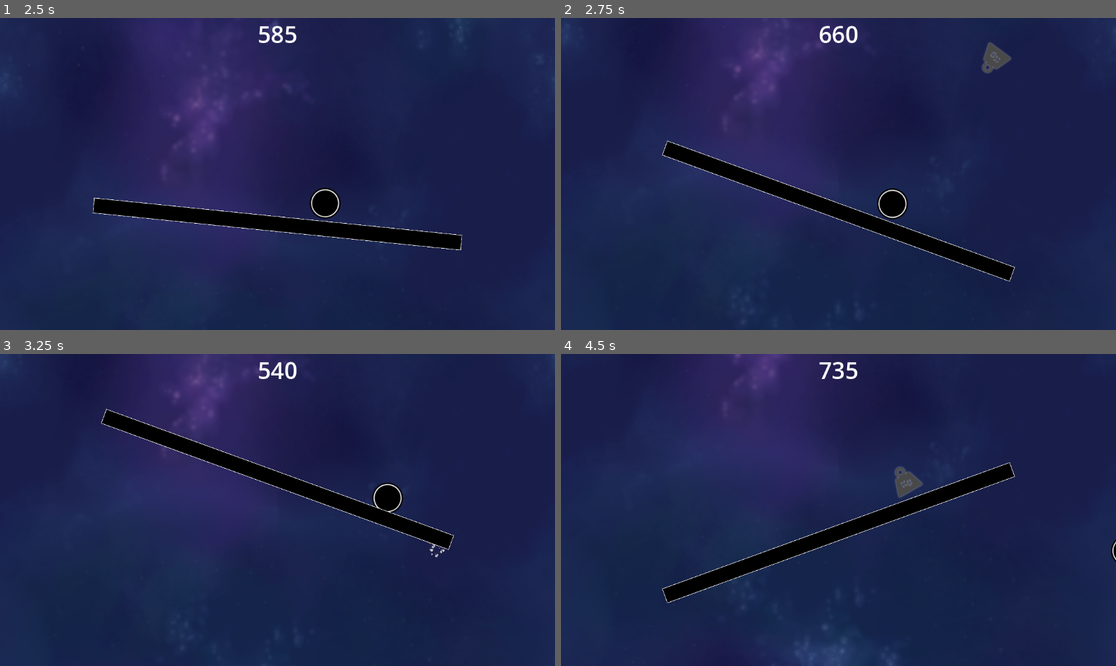
Above: before the commit, frames 1-4 (two rows, left to right).
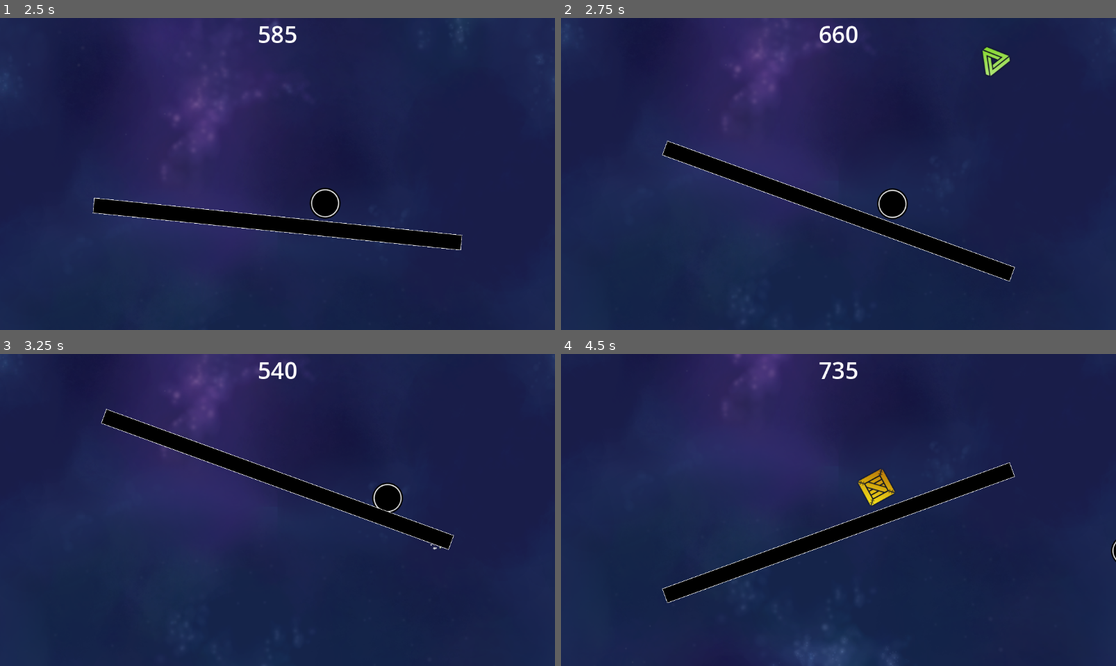
Above: after the commit, the same moments.

Repository: jo-ho/balance-game
Game: Godot game, scene res://game.tscn
Two runs of this game, one before a commit and one after it. Both use one fixed random seed, a clock stepped at 60 frames per second and the inputs below. Sound files missing from this copy of the repository are replaced by a short silence.
Inputs:
- Up to frame 1 (2.5 s): hold Down (right_down) 0.53-1.28 s; hold S (left_down) 1.28-2.03 s; hold Down (right_down) from 2.03 s (still down)
- Up to frame 2 (2.75 s): keep holding Down (right_down)
- Up to frame 3 (3.25 s): release Down (right_down) at 2.78 s; hold W (left_up) from 2.78 s (still down)
- Up to frame 4 (4.5 s): release W (left_up) at 3.53 s; hold S (left_down) from 3.53 s (still down)

Frame 1 is identical in both runs. In frame 2, 0.3% of the frame differs, in the area x 75-82%, y 7-19%; in frame 3, less than 0.1%; in frame 4, 0.8%, in the area x 53-66%, y 36-49%.

Commit message:
Add more obstacle types

Diff:
--- /dev/null
+++ b/obstacle/basketball.tscn
@@ -0,0 +1,12 @@
+[gd_scene load_steps=3 format=3 uid="uid://7uv2ytxshg30"]
+
+[ext_resource type="PackedScene" uid="uid://d0o00h73132yl" path="res://obstacle/obstacle_2d.tscn" id="1_43b4u"]
+[ext_resource type="Texture2D" uid="uid://os6vi4dbfryv" path="res://obstacle/assets/basketball-ball.png" id="2_gf4xf"]
+
+[node name="Basketball" instance=ExtResource("1_43b4u")]
+
+[node name="Sprite2D" parent="." index="0"]
+texture = ExtResource("2_gf4xf")
+
+[node name="CollisionShape2D" parent="." index="1"]
+polygon = PackedVector2Array(-13, -24, 0, -28, 14, -24, 24, -13, 27, 0, 25, 13, 19, 19, 12, 25, 0, 28, -12, 26, -19, 20, -26, 10, -27, 0, -26, -11, -20, -19)
--- /dev/null
+++ b/obstacle/crate.tscn
@@ -0,0 +1,12 @@
+[gd_scene load_steps=3 format=3 uid="uid://cvsqn53c787n3"]
+
+[ext_resource type="PackedScene" uid="uid://d0o00h73132yl" path="res://obstacle/obstacle_2d.tscn" id="1_7rh8y"]
+[ext_resource type="Texture2D" uid="uid://djo3dbg3qoivu" path="res://obstacle/assets/wooden-crate.png" id="2_7hgak"]
+
+[node name="Crate" instance=ExtResource("1_7rh8y")]
+
+[node name="Sprite2D" parent="." index="0"]
+texture = ExtResource("2_7hgak")
+
+[node name="CollisionShape2D" parent="." index="1"]
+polygon = PackedVector2Array(-29, -31, -30, 30, 29, 30, 29, -30)
--- /dev/null
+++ b/obstacle/mobius.tscn
@@ -0,0 +1,13 @@
+[gd_scene load_steps=3 format=3 uid="uid://bnjuel3bebvrk"]
+
+[ext_resource type="PackedScene" uid="uid://d0o00h73132yl" path="res://obstacle/obstacle_2d.tscn" id="1_i18uy"]
+[ext_resource type="Texture2D" uid="uid://daqya74tt1ucv" path="res://obstacle/assets/moebius-triangle.png" id="2_5oa77"]
+
+[node name="Mobius" instance=ExtResource("1_i18uy")]
+
+[node name="Sprite2D" parent="." index="0"]
+texture = ExtResource("2_5oa77")
+
+[node name="CollisionShape2D" parent="." index="1"]
+position = Vector2(0, -1)
+polygon = PackedVector2Array(-13, -37, -31, 33, 36, 15)
--- a/obstacle/obstacle_2d.gd
+++ b/obstacle/obstacle_2d.gd
@@ -20,7 +20,7 @@
 	poof.visible = true
 	poof.play("default")
 
-func _on_body_entered(body: Node) -> void:
+func _on_body_entered(_body: Node) -> void:
 	if sound_delay.is_stopped():
 		audio_stream_player.play()
 		sound_delay.start()
--- a/obstacle/obstacle_spawner.gd
+++ b/obstacle/obstacle_spawner.gd
@@ -2,7 +2,7 @@
 extends Node
 
 @export var max_spawn_delay_secs: float = 1.5
-@export var min_spawn_delay_secs: float = 0.5
+@export var min_spawn_delay_secs: float = 0.3
 @export var decrement: float = 0.1
 @export var change_every_dist: int = 5000
 
@@ -18,6 +18,10 @@
 var pool: Array[PackedScene] = [
 	preload("res://obstacle/weight.tscn"),
 	preload("res://obstacle/carrot.tscn"),
+	preload("res://obstacle/mobius.tscn"),
+	preload("res://obstacle/basketball.tscn"),
+	preload("res://obstacle/crate.tscn"),
+	preload("res://obstacle/shuriken.tscn"),
 ]
 
 func _ready() -> void:
--- /dev/null
+++ b/obstacle/shuriken.tscn
@@ -0,0 +1,12 @@
+[gd_scene load_steps=3 format=3 uid="uid://b55sbe57jv4jl"]
+
+[ext_resource type="PackedScene" uid="uid://d0o00h73132yl" path="res://obstacle/obstacle_2d.tscn" id="1_5q448"]
+[ext_resource type="Texture2D" uid="uid://0ehis1d7h4nt" path="res://obstacle/assets/shuriken.png" id="2_2xkrm"]
+
+[node name="Shuriken" instance=ExtResource("1_5q448")]
+
+[node name="Sprite2D" parent="." index="0"]
+texture = ExtResource("2_2xkrm")
+
+[node name="CollisionShape2D" parent="." index="1"]
+polygon = PackedVector2Array(0, -28, -8, -8, -28, -6, -12, 6, -18, 28, 0, 16, 17, 27, 12, 8, 29, -6, 8, -7)
Binary file added: obstacle/assets/basketball-ball.png
Not shown, added: obstacle/assets/basketball-ball.png.import
Binary file added: obstacle/assets/moebius-triangle.png
Not shown, added: obstacle/assets/moebius-triangle.png.import
Binary file added: obstacle/assets/shuriken.png
Not shown, added: obstacle/assets/shuriken.png.import
Binary file added: obstacle/assets/wooden-crate.png
Not shown, added: obstacle/assets/wooden-crate.png.import
Not shown: 1 places in obstacle/obstacle_spawner.tscn that only renumber resources
